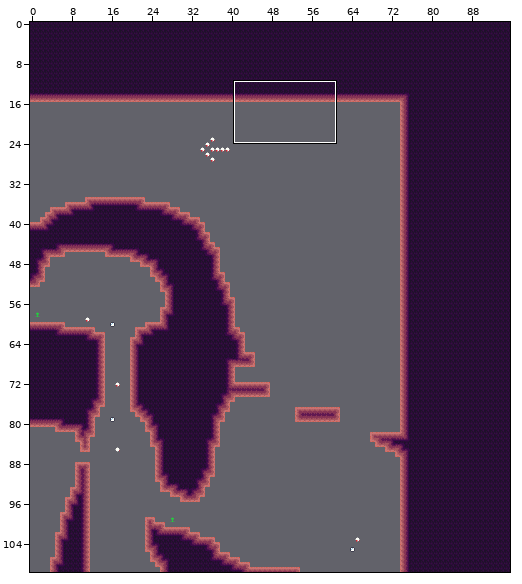
Tiled map -- mapping_tools/tilemaps/dirt4.tmx. The picture above shows the old version from afar; the outline marks the close-up.
Close-up. Before the edit:
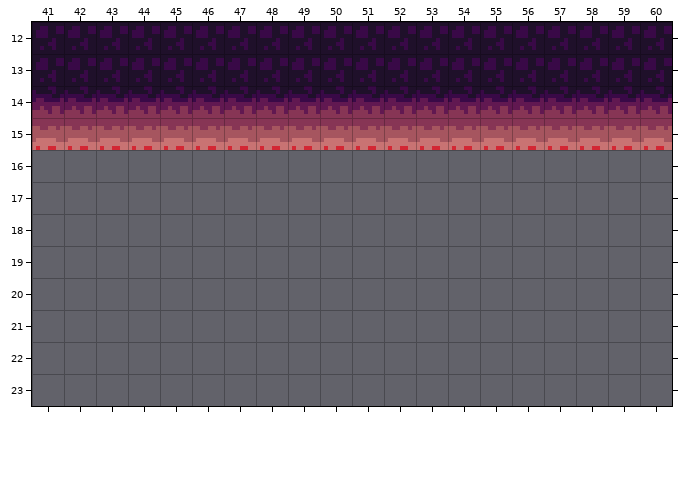
Cells are 8x8 px. Shown: x 41..60, y 12..23. The commit also changed other parts of the map, which this record leaves out.
And afterwards:
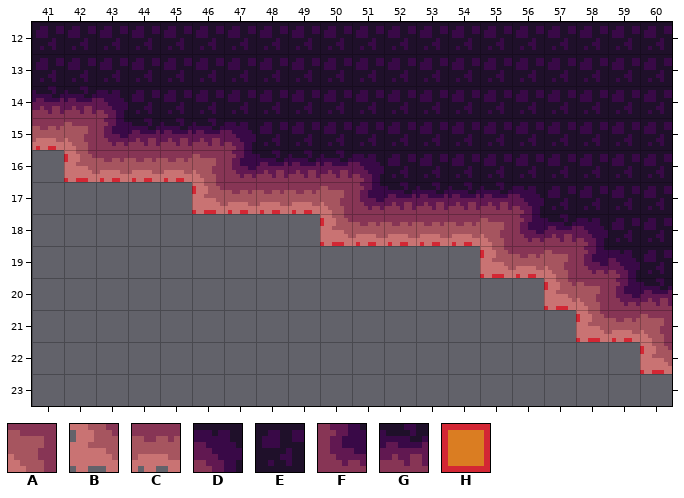
Key: from "dirt": A 4, B 26, C 27, D 61, E 63, F 75, G 76; from "tools": H 1 "ground".
_ is an empty cell.
What changed:
{"where": "layer \"draft\""}
{"y":16,"x":42,"old":"____","new":"HHHH"}
{"y":17,"x":46,"old":"____","new":"HHHH"}
{"y":18,"x":50,"old":"_____","new":"HHHHH"}
{"y":19,"x":55,"old":"__","new":"HH"}
{"y":20,"x":57,"old":"_","new":"H"}
{"y":21,"x":58,"old":"__","new":"HH"}
{"y":22,"x":60,"old":"_","new":"H"}
{"where": "layer \"map\""}
{"y":14,"x":43,"old":"GGGGGGGGGGGGGGGGGG","new":"DEEEEEEEEEEEEEEEEE"}
{"y":15,"x":42,"old":"CCCCCCCCCCCCCCCCCCC","new":"AFGGGDEEEEEEEEEEEEE"}
{"y":16,"x":42,"old":"___________________","new":"BCCCAFGGGDEEEEEEEEE"}
{"y":17,"x":46,"old":"_______________","new":"BCCCAFGGGGDEEEE"}
{"y":18,"x":50,"old":"___________","new":"BCCCCAFGDEE"}
{"y":19,"x":55,"old":"______","new":"BCAFDE"}
{"y":20,"x":57,"old":"____","new":"BAFG"}
{"y":21,"x":58,"old":"___","new":"BCA"}
{"y":22,"x":60,"old":"_","new":"B"}
{"label":"changed","picture_box":[64,86,672,374]}
